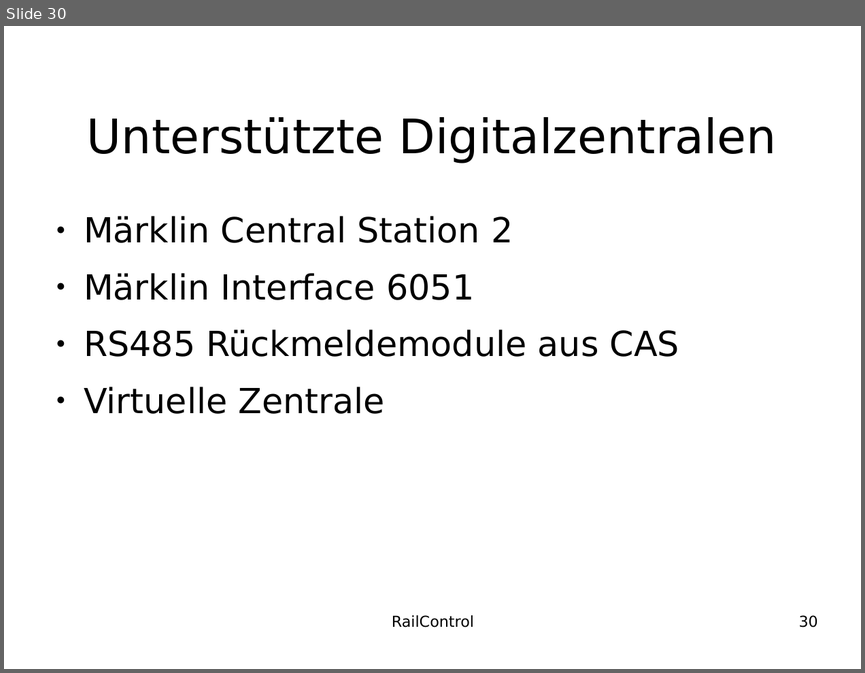
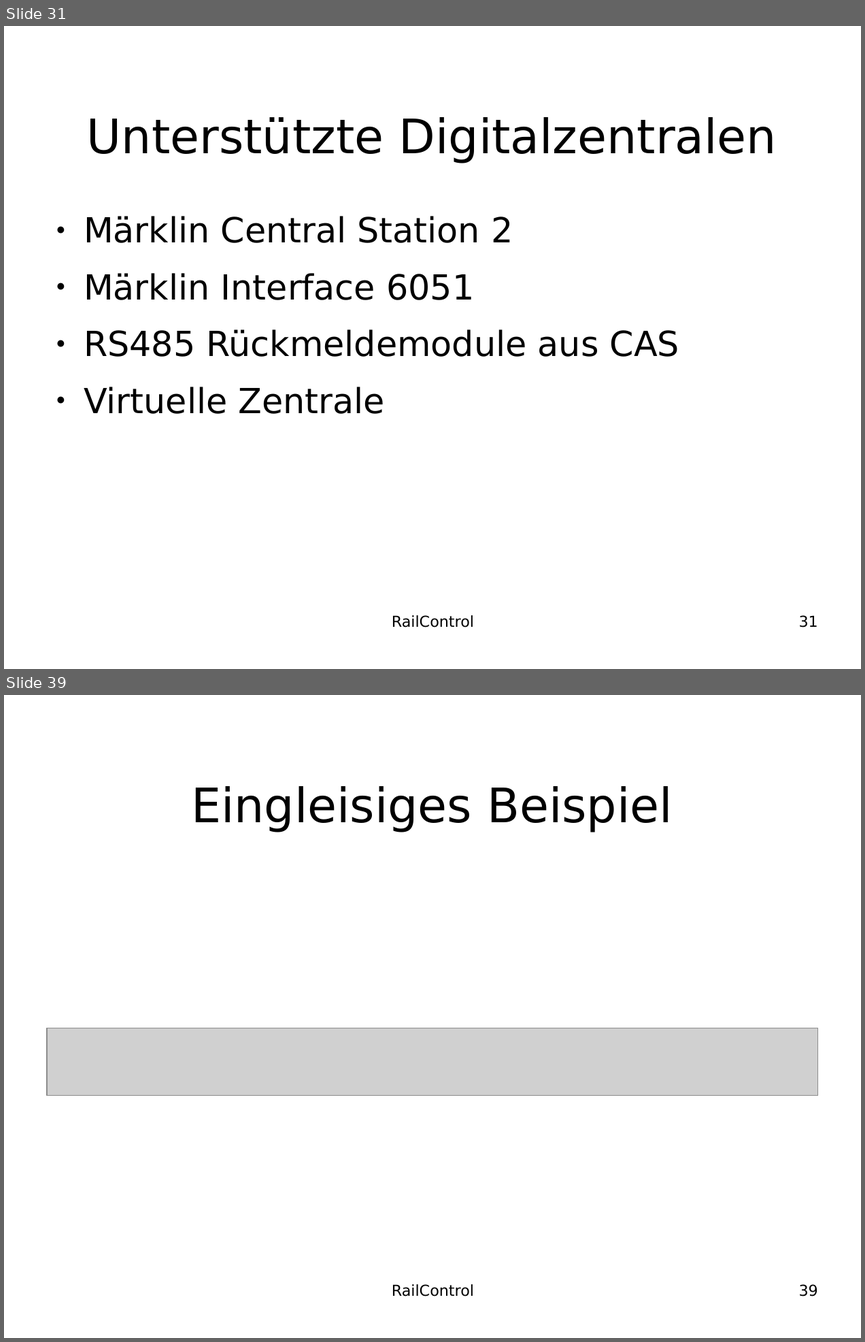
Before and after one commit to teddych/railcontrol, a slide deck: MAS/MAS_Thesis.odp. Shown one above the other, each under a label of ours: slide 30 before the commit, slides 31 and 39 after it; the slides between them are not shown. The pictures are 865x673 and 865x1342 pixels, drawn with LibreOffice and Linux fonts; fonts in the diff are those of the drawing; grey boxes stand for pictures; background and template pictures are left out. Boxes give left, top, right and bottom in pixels: in the first picture for what was removed or moved away, otherwise in the second. Text is boxed around its words. In the diff, an @@ line names an element or a change of style, - is before the commit and + after.

```diff
--- a/MAS/MAS_Thesis.odp
+++ b/MAS/MAS_Thesis.odp
@@ slide 39 added at box(4, 695, 861, 1338), background #FFFFFF @@
@@ title added at box(191, 786, 672, 832), 44 pt, text #000000 @@
+Eingleisiges Beispiel
@@ picture added at box(47, 1028, 818, 1096) @@
@@ text added at box(392, 1284, 474, 1296), 14 pt, text #000000 @@
+RailControl
@@ page number added at box(799, 1284, 818, 1296), 14 pt, text #000000 @@
+39
@@ what was slide 30 is now slide 31 @@
@@ page number at box(799, 615, 818, 627): text changed @@
-30
+31
```
Also in this commit, not shown: 1 slide changed, 26 other slides added.
